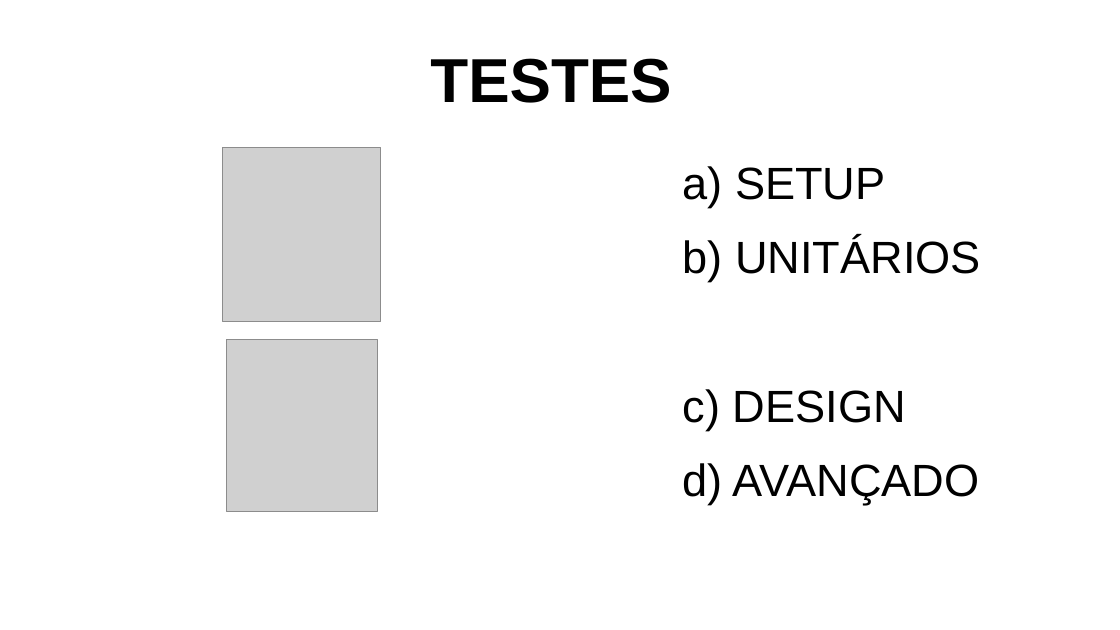
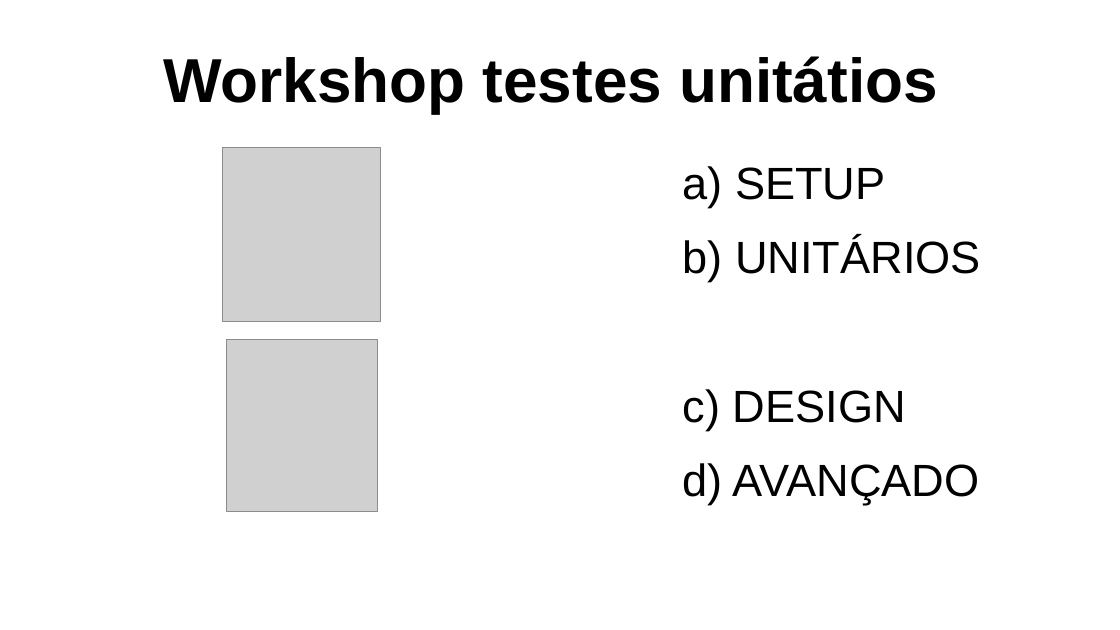
Before and after one commit to itacirgabral/specjs, a slide deck: slide 3 of apres.odp (slide 2 before the commit). Drawn at 1120x630 pixels with LibreOffice and Linux fonts; fonts in the diff are those of the drawing; grey boxes stand for pictures. Boxes give left, top, right and bottom in pixels: in the first picture for what was removed or moved away, otherwise in the second. Text is boxed around its words. In the diff, an @@ line names an element or a change of style, - is before the commit and + after.

```diff
--- a/apres.odp
+++ b/apres.odp
@@ title at box(163, 56, 937, 113): text changed @@
-TESTES
+Workshop testes unitátios
```
Also in this commit, not shown: 2 other slides changed, 3 slides added, 2 slides removed, 36 other files.
